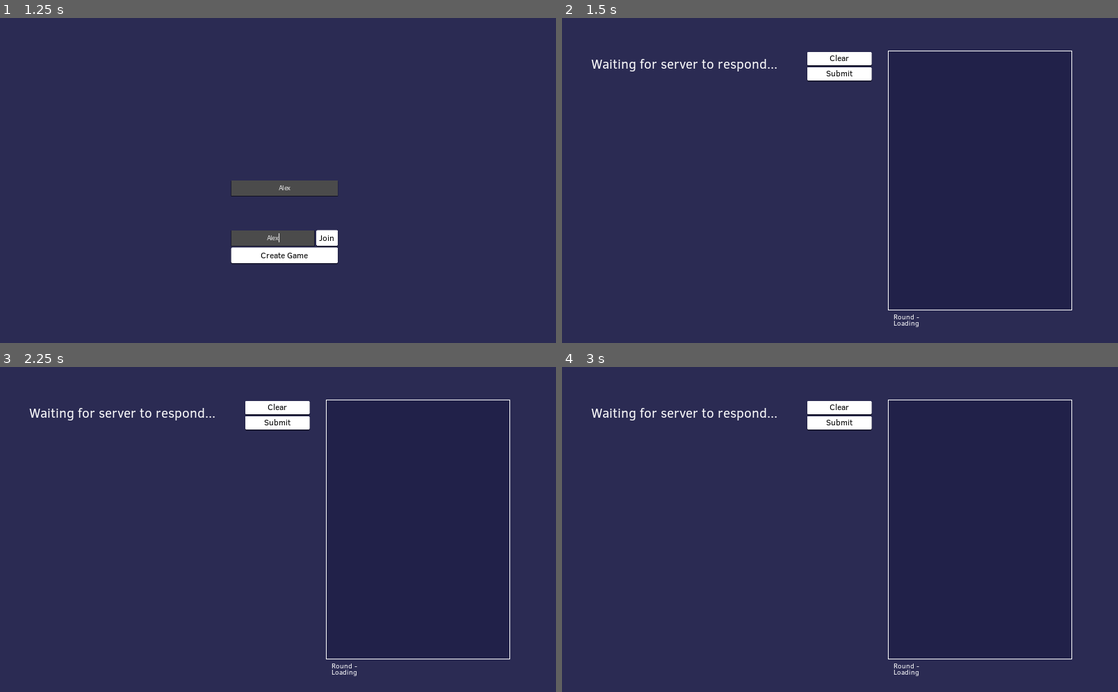
Above: before the commit, frames 1-4 (two rows, left to right).
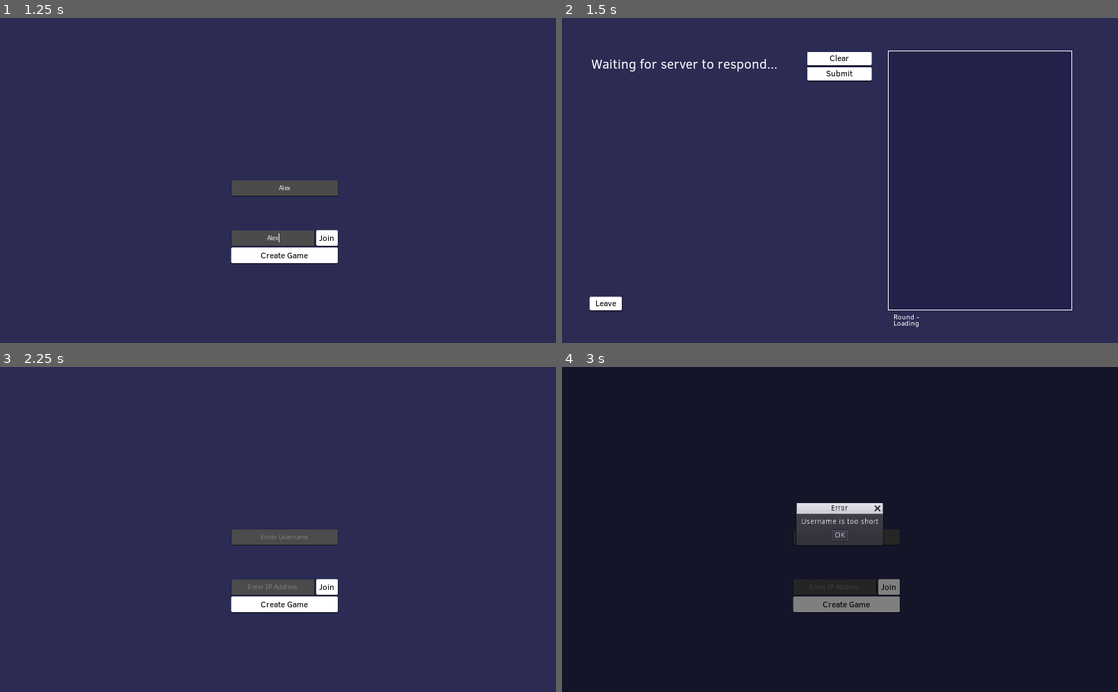
Above: after the commit, the same moments.

Repository: rednir/DrawingGame
Game: Godot game, scene res://Scenes/MainMenu.tscn
Same seed, same stepped clock (60 frames per second), same inputs: the game is played once before the commit and once after it.
Inputs (mouse positions are in pixels of both pictures, inside the frame that each line leads up to):
- Up to frame 1 (1.25 s): click (283, 187) at 0.52 s; type "Alex" at 0.6 s; click (272, 239) at 0.75 s; type "Alex" at 0.83 s
- Up to frame 2 (1.5 s): click "Join" at 1.25 s
- Up to frame 3 (2.25 s): click (44, 653) at 2 s, where only the run after the commit has a clickable "Leave"
- Up to frame 4 (3 s): click (845, 604) at 2.75 s, where only the run after the commit has a clickable "Create Game"

Frame 1 is identical in both runs. In frame 2, 0.3% of the frame differs, in the area x 4-11%, y 85-91%; in frame 3, 4.6%; in frame 4, 99%, in the area x 0-100%, y 0-100%.

Commit message:
add leave button

Diff:
--- a/Scenes/Game.tscn
+++ b/Scenes/Game.tscn
@@ -167,3 +167,24 @@
 __meta__ = {
 "_edit_use_anchors_": false
 }
+
+[node name="ButtonLeave" type="Button" parent="."]
+margin_left = 51.0
+margin_top = 515.0
+margin_right = 110.0
+margin_bottom = 539.0
+rect_min_size = Vector2( 0, 24 )
+rect_pivot_offset = Vector2( 78.785, 36 )
+custom_styles/hover = ExtResource( 4 )
+custom_styles/pressed = ExtResource( 5 )
+custom_styles/focus = SubResource( 2 )
+custom_styles/normal = ExtResource( 2 )
+custom_fonts/font = SubResource( 3 )
+custom_colors/font_color_disabled = Color( 0, 0, 0, 0.490196 )
+custom_colors/font_color = Color( 0, 0, 0, 1 )
+custom_colors/font_color_hover = Color( 0, 0, 0, 1 )
+custom_colors/font_color_pressed = Color( 0, 0, 0, 1 )
+text = "Leave"
+__meta__ = {
+"_edit_use_anchors_": false
+}
--- a/Scripts/AutoLoads/Client.gd
+++ b/Scripts/AutoLoads/Client.gd
@@ -7,7 +7,8 @@
 var this_player = {
 	name = "Unspecified",
 	color = null,
-	client_id = null
+	client_id = null,
+	is_pretending = false
 }
 
 var round_data = {
--- a/Scripts/Game/DrawingCanvas.gd
+++ b/Scripts/Game/DrawingCanvas.gd
@@ -3,6 +3,9 @@
 
 
 onready var game_node = get_parent()
+onready var button_clear_node = $ContainerButtons/ButtonClear
+onready var button_submit_node = $ContainerButtons/ButtonSubmit
+
 
 var current_mouse_pos
 var is_currently_drawing = false
@@ -12,8 +15,8 @@
 
 
 func _ready():
-	$ContainerButtons/ButtonClear.connect("pressed", self, "on_button_clear_pressed")
-	$ContainerButtons/ButtonSubmit.connect("pressed", self, "on_button_submit_pressed")
+	button_clear_node.connect("pressed", self, "on_button_clear_pressed")
+	button_submit_node.connect("pressed", self, "on_button_submit_pressed")
 
 
 
--- a/Scripts/Game/Game.gd
+++ b/Scripts/Game/Game.gd
@@ -13,6 +13,7 @@
 func _ready():
 	Events.connect("new_data", self, "on_new_data")
 	$DrawingCanvas/ContainerHostButtons/ButtonNewGame.connect("pressed", self, "on_button_new_game_pressed")
+	$ButtonLeave.connect("pressed", self, "on_button_leave_pressed")
 
 	if Server.server == null:
 		$DrawingCanvas/ContainerHostButtons.visible = false
@@ -47,7 +48,7 @@
 
 		player_to_add.fit_content_height = true
 		player_to_add.push_color(player.color)
-		if player == Client.this_player:
+		if player.client_id == Client.this_player.client_id:
 			player_to_add.add_text(player.name + " (you)")
 		else:
 			player_to_add.add_text(player.name)
@@ -61,8 +62,10 @@
 	text_round_info_node.bbcode_text = "Round %s\n%s's turn" % [Client.round_data.current_round + 1, Client.list_of_players[Client.round_data.current_player_turn].name]
 	if Client.list_of_players[Client.round_data.current_player_turn].client_id == Client.this_player.client_id:
 		drawing_canvas_node.allowed_to_draw = true
+		$DrawingCanvas/ContainerButtons.visible = true
 	else:
 		drawing_canvas_node.allowed_to_draw = false
+		$DrawingCanvas/ContainerButtons.visible = false
 
 
 
@@ -77,3 +80,13 @@
 
 func on_button_new_game_pressed():
 	Events.emit_signal("new_game")
+
+
+
+
+func on_button_leave_pressed():
+	Server.server = null
+	Client.client = null
+	Server.list_of_players = []
+	Client.list_of_players = []
+	get_tree().change_scene("res://Scenes/MainMenu.tscn")
